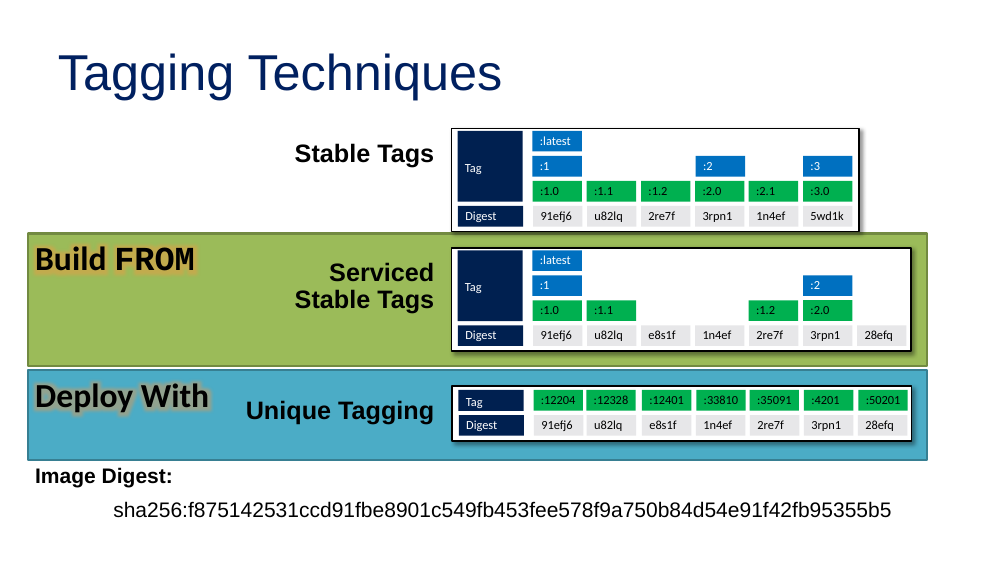
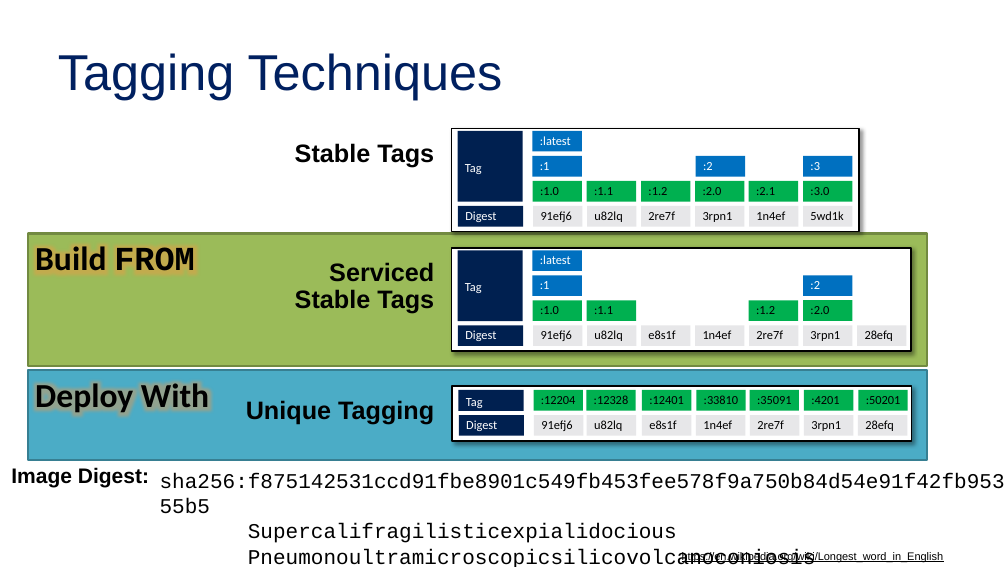
Before and after one commit to SteveLasker/Presentations, a slide deck: slide 8 of CloudContainersLive/CloudContainersLive19-OSandFxPatching.pptx (slide 7 before the commit). Drawn at 1008x567 pixels with LibreOffice and Linux fonts; fonts in the diff are those of the drawing; background and template pictures are left out. Boxes give left, top, right and bottom in pixels: in the first picture for what was removed or moved away, otherwise in the second. Text is boxed around its words. In the diff, an @@ line names an element or a change of style, - is before the commit and + after.

```diff
--- a/CloudContainersLive/CloudContainersLive19-OSandFxPatching.pptx
+++ b/CloudContainersLive/CloudContainersLive19-OSandFxPatching.pptx
@@ text "Image Digest:": place and size @@
-text "Image Digest:" at (35, 467, 173, 487)
+text "Image Digest:" at (11, 467, 149, 487)
@@ text "sha256:f875142531ccd91fbe8901c549fb453fee578f9a750b84d54e91f ...": place and size @@
-text "sha256:f875142531ccd91fbe8901c549fb453fee578f9a750b84d54e91f ..." at (113, 501, 891, 518)
+text "sha256:f875142531ccd91fbe8901c549fb453fee578f9a750b84d54e91f ..." at (160, 473, 1005, 567)
@@ text at (160, 473, 1005, 489): font Arial to Courier New in "sha256:f875142531ccd91fbe8901c549fb453fee578f9a750b84d54e91f ..." @@
@@ text at (248, 524, 816, 567): paragraphs added @@
+Supercalifragilisticexpialidocious
+Pneumonoultramicroscopicsilicovolcanoconiosis
@@ text added at (682, 551, 944, 562), 10.5 pt, text #000000, underline @@
+https://en.wikipedia.org/wiki/Longest_word_in_English
```
Also in this commit, not shown: 4 other slides changed, 2 slides added, 1 other file.
